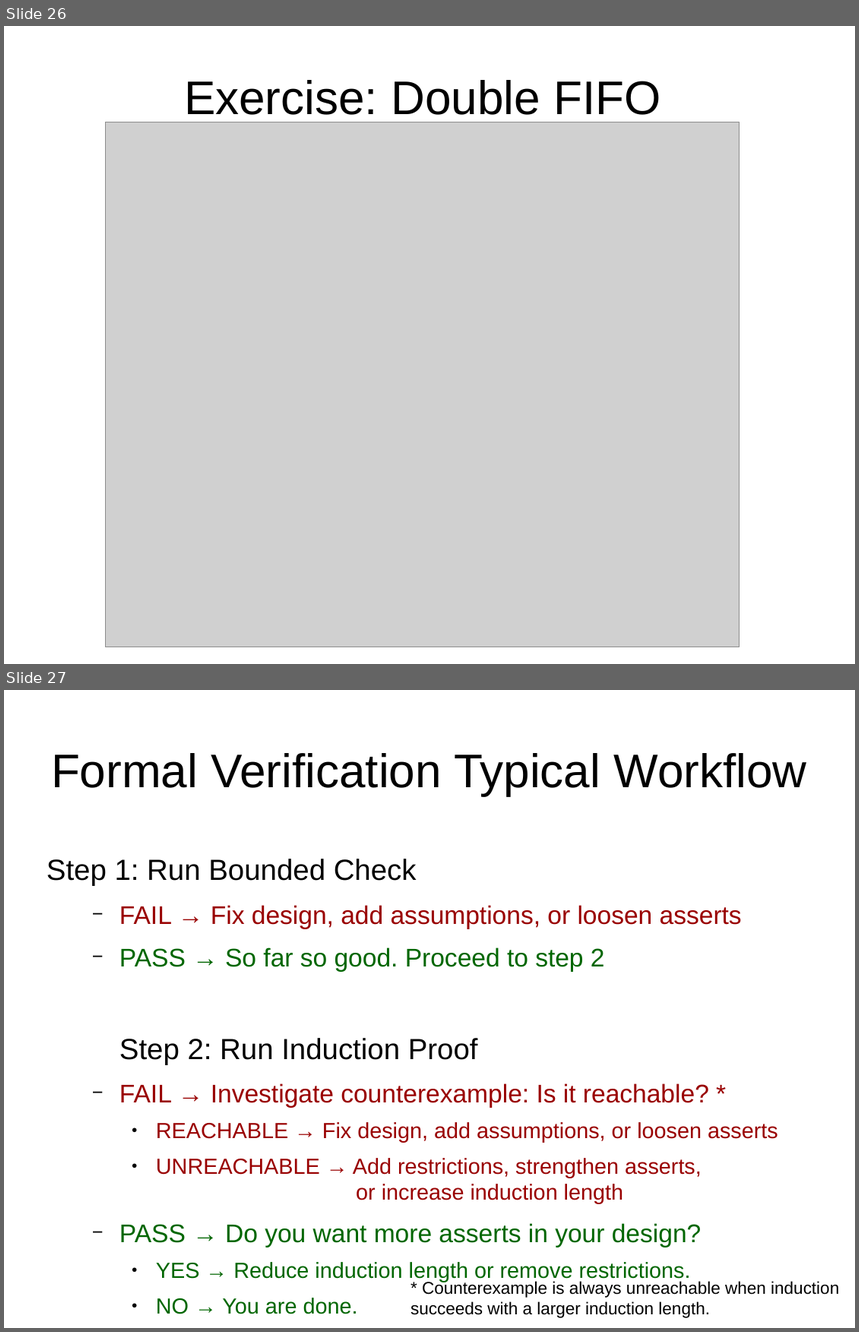
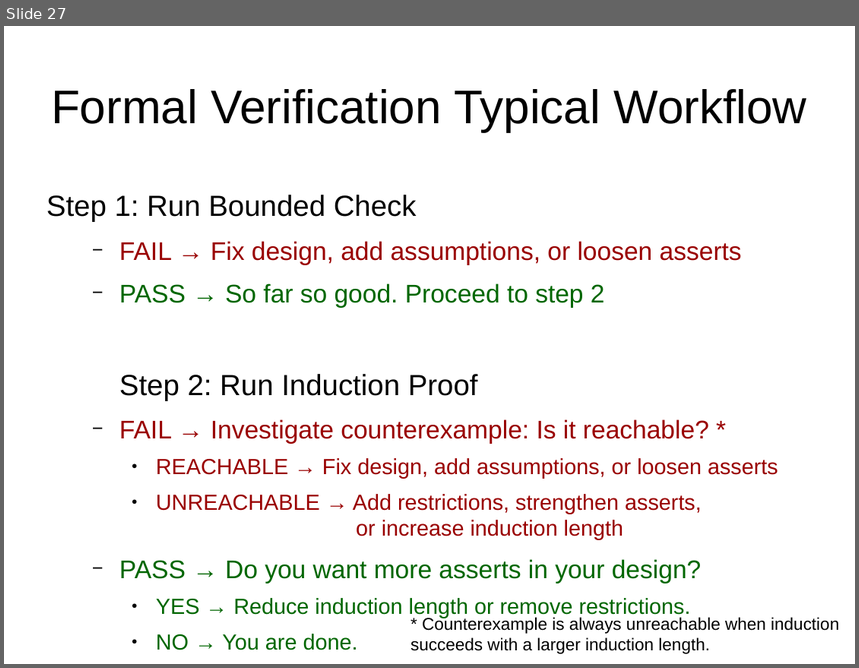
Before and after one commit to daveshah1/formal-fpl, a slide deck: wosh-presentation.odp. Shown one above the other, each under a label of ours: slides 26 and 27 before the commit, slide 27 after it. The pictures are 859x1332 and 859x668 pixels, drawn with LibreOffice and Linux fonts; fonts in the diff are those of the drawing; grey boxes stand for pictures. Boxes give left, top, right and bottom in pixels: in the first picture for what was removed or moved away, otherwise in the second. Text is boxed around its words. In the diff, an @@ line names an element or a change of style, - is before the commit and + after.

Commit message:
double shift reg

```diff
--- a/wosh-presentation.odp
+++ b/wosh-presentation.odp
@@ slide 26 removed at [4,26,855,664], background #FFFFFF @@
@@ title removed at [184,80,661,123] @@
-Exercise: Double FIFO
@@ picture removed at [105,122,740,648] @@
```
Also in this commit, not shown: 3 slides changed, 3 slides added, 2 other slides removed.
